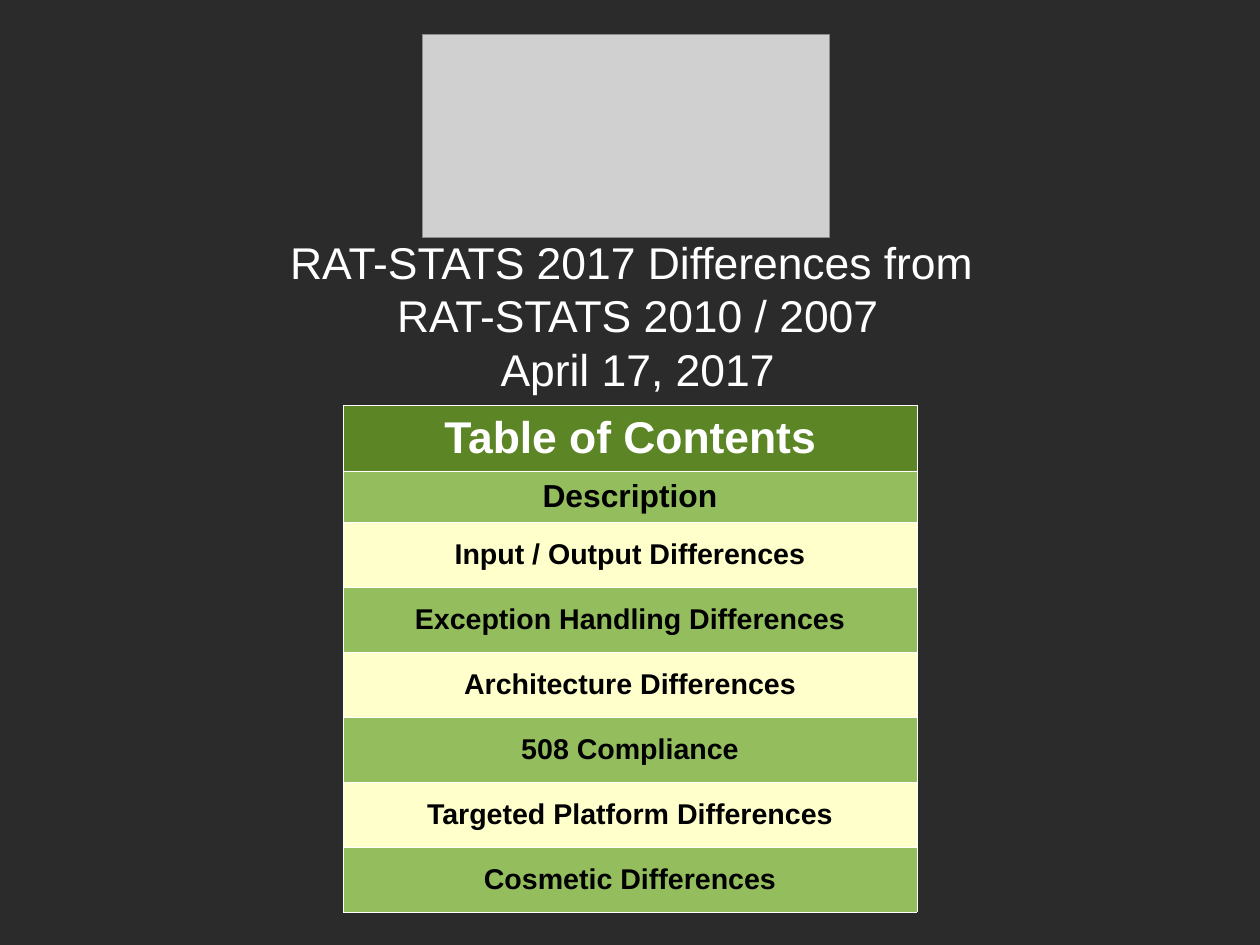
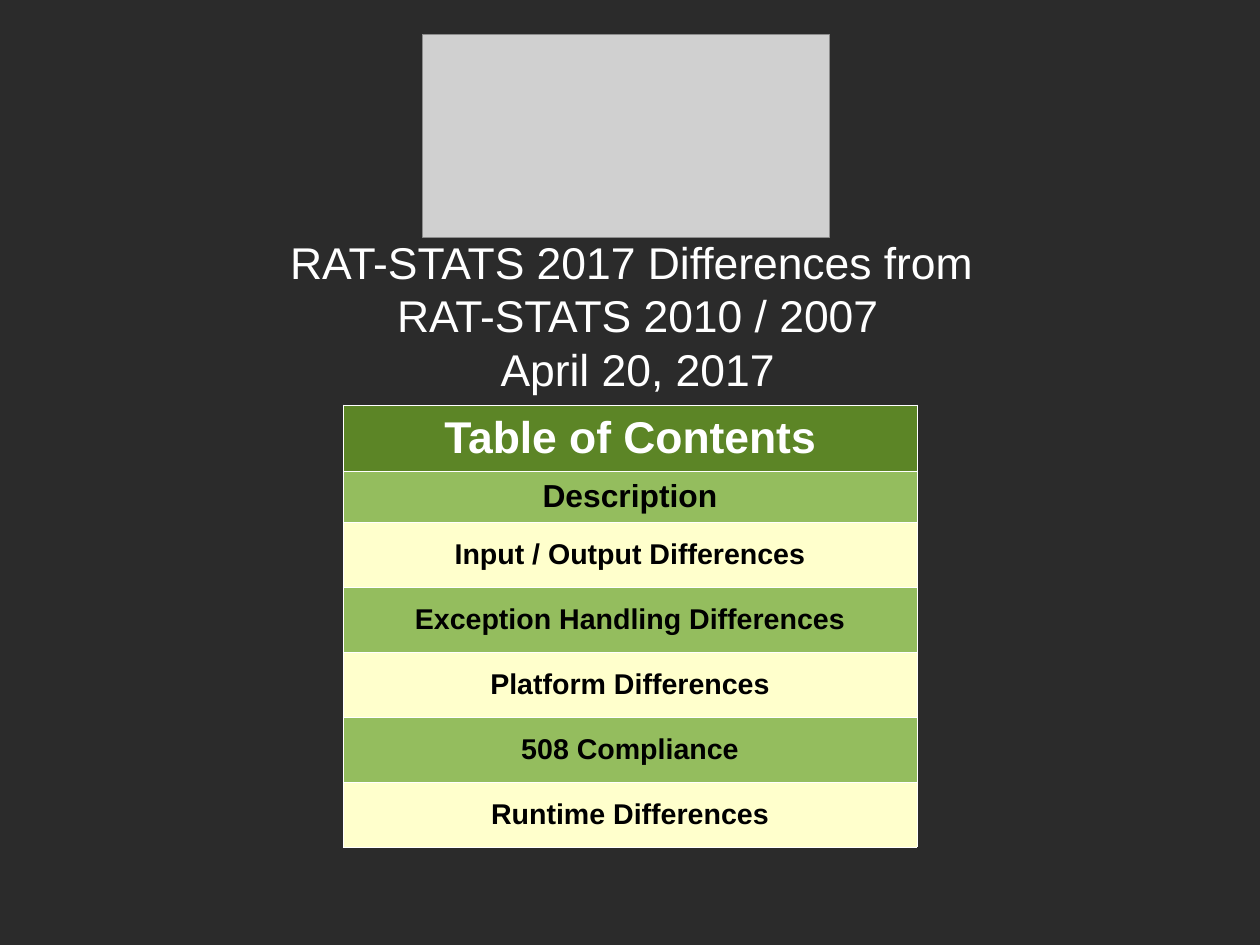
Before and after one commit to cbtek/RStats2017, a slide deck: slide 1 of submission/rstats_help/rstats_differences.odp. Drawn at 1260x945 pixels with LibreOffice and Linux fonts; fonts in the diff are those of the drawing; grey boxes stand for pictures; background and template pictures are left out; a plain dark background stands for a picture behind light text. Boxes give left, top, right and bottom in pixels: in the first picture for what was removed or moved away, otherwise in the second. Text is boxed around its words. In the diff, an @@ line names an element or a change of style, - is before the commit and + after.

```diff
--- a/submission/rstats_help/rstats_differences.odp
+++ b/submission/rstats_help/rstats_differences.odp
@@ title at (290,246,973,395): text changed @@
-RAT-STATS 2017 Differences from
-RAT-STATS 2010 / 2007
-April 17, 2017
+RAT-STATS 2017 Differences from
+RAT-STATS 2010 / 2007
+April 20, 2017
@@ table at (343,405,917,847) @@
-row 5, column 1: Architecture Differences
+row 5, column 1: Platform Differences
-row 7: Targeted Platform Differences
-row 8: Cosmetic Differences
+row 7: Runtime Differences
```
Also in this commit, not shown: 1 other slide changed, 4 slides added, 16 other files.
